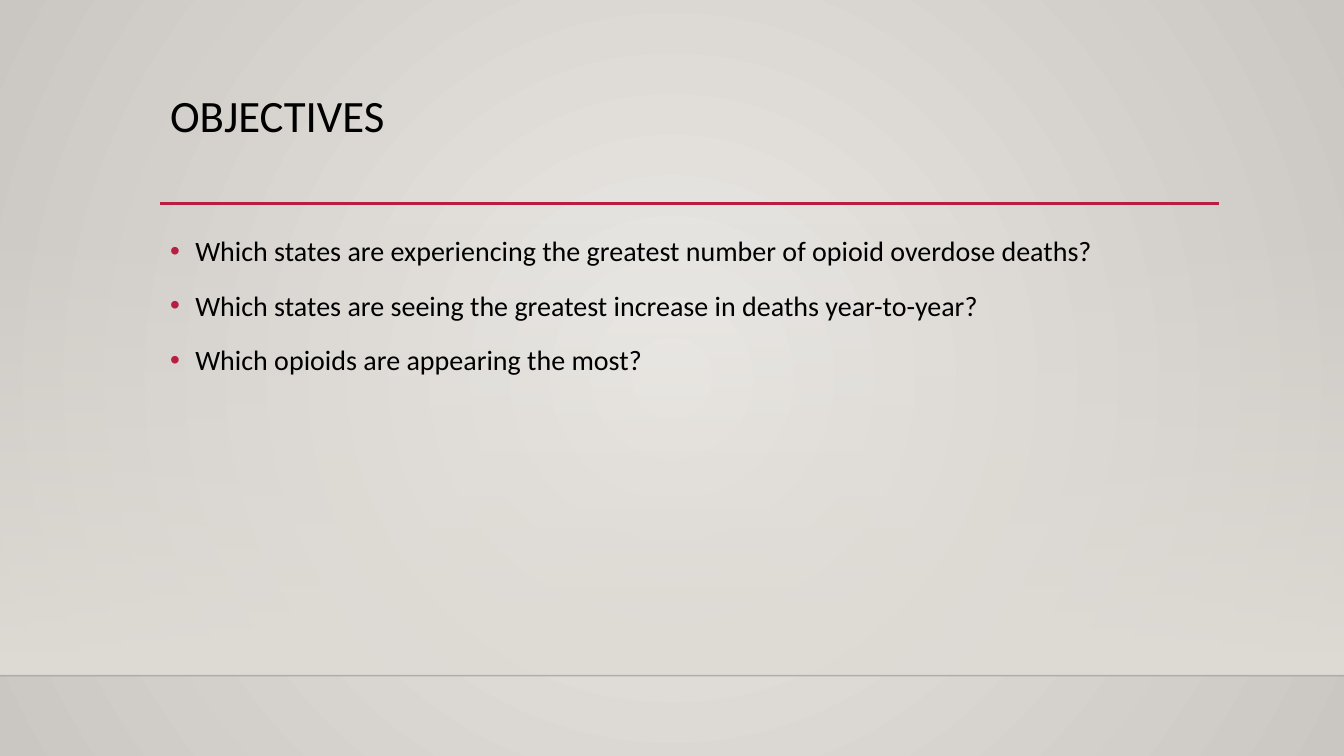
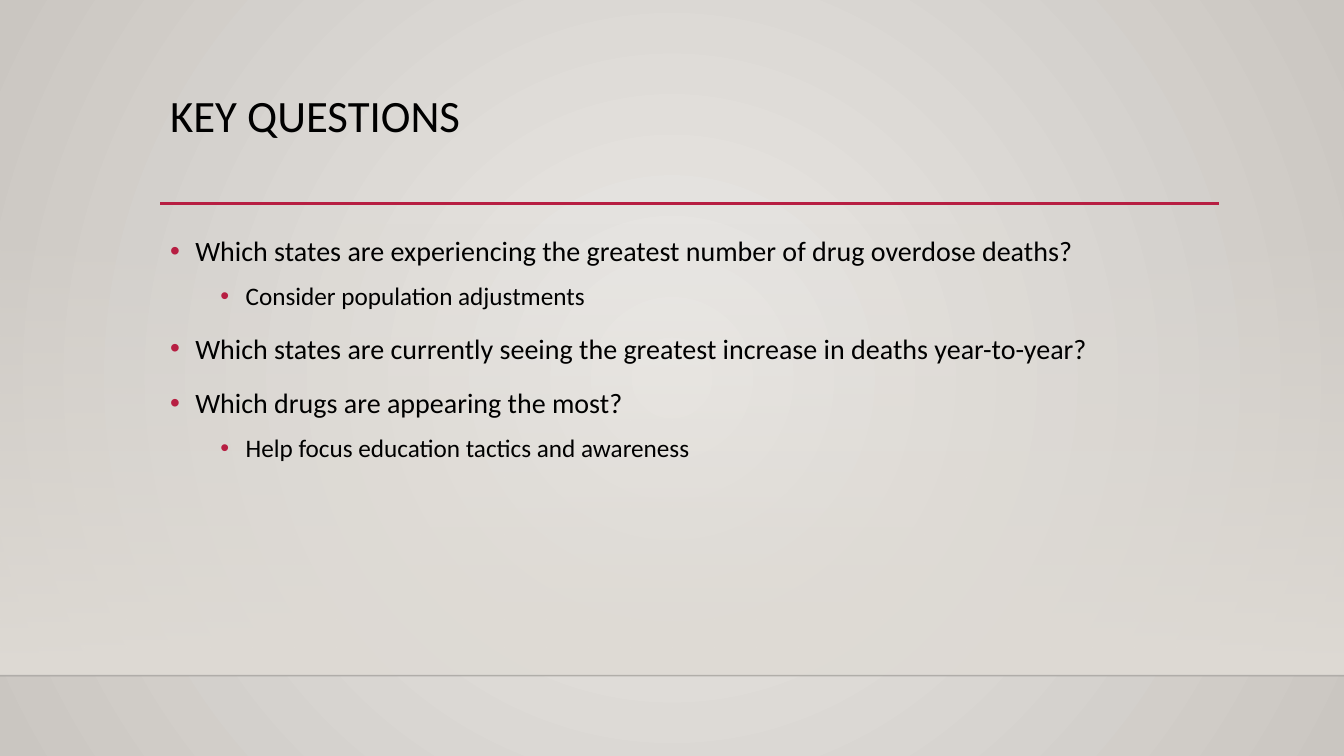
Before and after one commit to colinmcmorrow/opioid_overdose_analysis, a slide deck: slide 3 of overdose_prevention_presentation.pptx. Drawn at 1344x756 pixels with LibreOffice and Linux fonts; fonts in the diff are those of the drawing; background and template pictures are left out. Boxes give left, top, right and bottom in pixels: in the first picture for what was removed or moved away, otherwise in the second. Text is boxed around its words. In the diff, an @@ line names an element or a change of style, - is before the commit and + after.

```diff
--- a/overdose_prevention_presentation.pptx
+++ b/overdose_prevention_presentation.pptx
@@ title at bbox=[170, 103, 460, 138]: text changed @@
-OBJECTIVES
+KEY QUESTIONS
@@ text at bbox=[195, 241, 1086, 461]: text changed @@
-• Which states are experiencing the greatest number of opioid overdose deaths?
-• Which states are seeing the greatest increase in deaths year-to-year?
-• Which opioids are appearing the most?
+• Which states are experiencing the greatest number of drug overdose deaths?
+  • Consider population adjustments
+• Which states are currently seeing the greatest increase in deaths year-to-year?
+• Which drugs are appearing the most?
+  • Help focus education tactics and awareness
```
Also in this commit, not shown: 6 other slides changed, 3 slides added, 1 slide removed, 2 other files.
